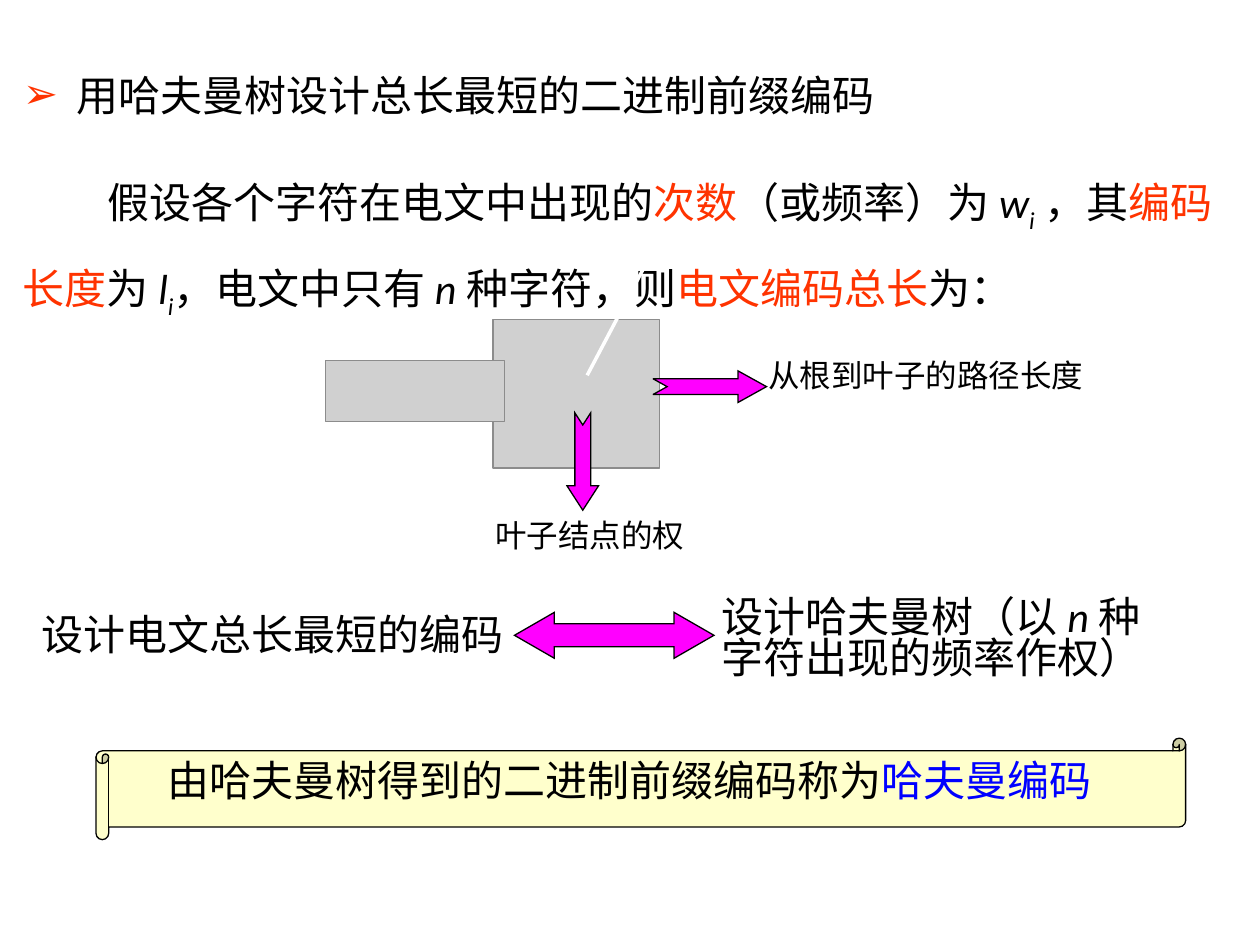
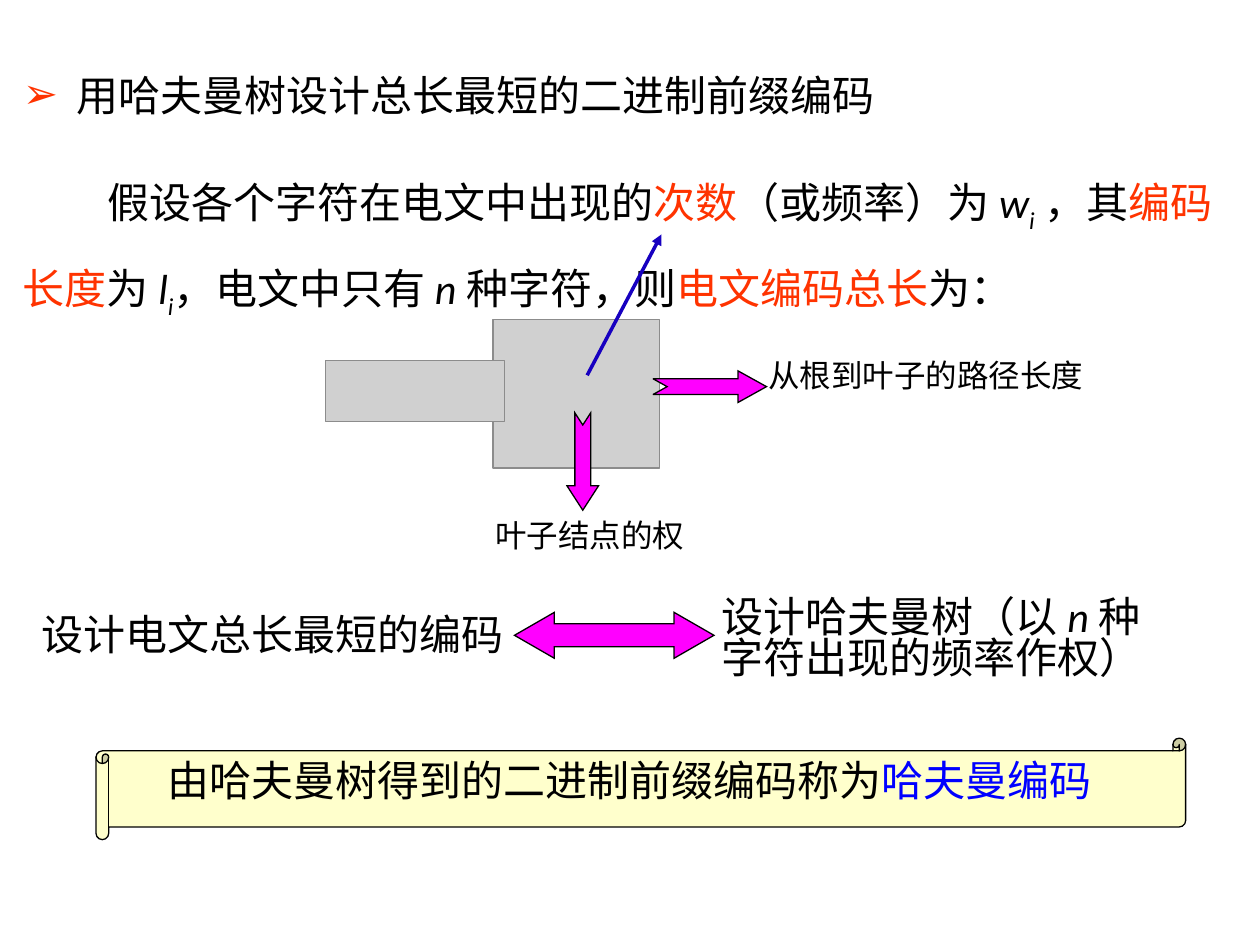
Before and after one commit to Gempittance/Data_Structur_Build, a slide deck: slide 141 of 数据结构PPT/ds6.pptx. Drawn at 1260x945 pixels with LibreOffice and Linux fonts; fonts in the diff are those of the drawing; grey boxes stand for pictures. Boxes give left, top, right and bottom in pixels: in the first picture for what was removed or moved away, otherwise in the second. Text is boxed around its words. In the diff, an @@ line names an element or a change of style, - is before the commit and + after.

```diff
--- a/数据结构PPT/ds6.pptx
+++ b/数据结构PPT/ds6.pptx
@@ arrow (588, 374) - (662, 234): stroke #FFFFFF 2 pt to #1700C0 2 pt @@
```
Also in this commit, not shown: 55 other slides changed.
